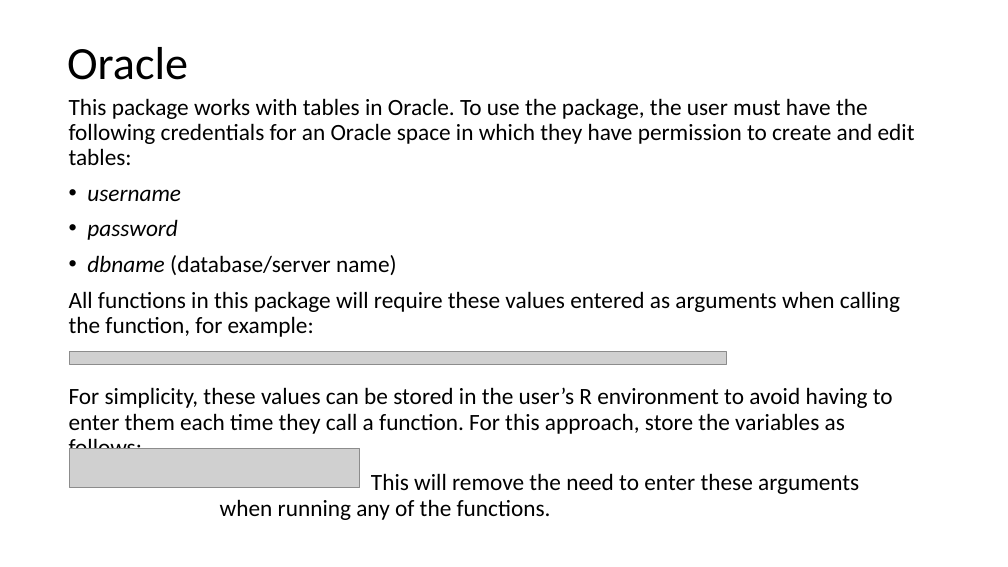
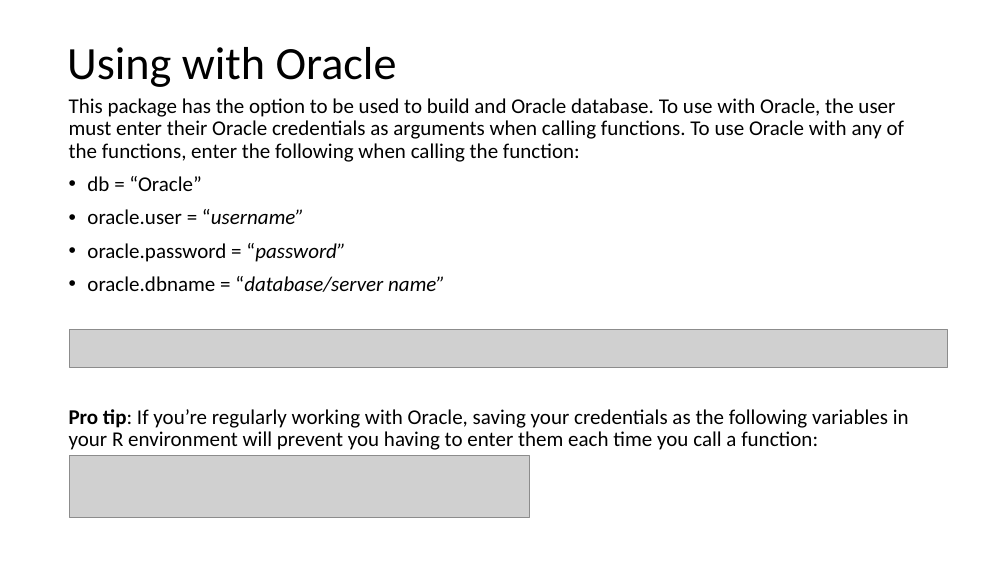
Before and after one commit to LobsterScience/LobTag2, a slide deck: slide 6 of data/user_guide.pptx (slide 4 before the commit). Drawn at 1008x567 pixels with LibreOffice and Linux fonts; fonts in the diff are those of the drawing; grey boxes stand for pictures. Boxes give left, top, right and bottom in pixels: in the first picture for what was removed or moved away, otherwise in the second. Text is boxed around its words. In the diff, an @@ line names an element or a change of style, - is before the commit and + after.

Commit message:
updates to user guide

```diff
--- a/data/user_guide.pptx
+++ b/data/user_guide.pptx
@@ title at (67, 47, 397, 87): text changed @@
-Oracle
+Using with Oracle
@@ text at (69, 98, 909, 450): text changed; size 22.2 to 20 pt @@
-This package works with tables in Oracle. To use the package, the user must have the following credentials for an Oracle space in which they have permission to create and edit tables:
-• username
-• password
-• dbname (database/server name)
-All functions in this package will require these values entered as arguments when calling the function, for example:
-For simplicity, these values can be stored in the user’s R environment to avoid having to enter them each time they call a function. For this approach, store the variables as follows:
-This will remove the need to enter these arguments when running any of the functions.
+This package has the option to be used to build and Oracle database. To use with Oracle, the user must enter their Oracle credentials as arguments when calling functions. To use Oracle with any of the functions, enter the following when calling the function:
+• db = “Oracle”
+• oracle.user = “username”
+• oracle.password = “password”
+• oracle.dbname = “database/server name”
+Pro tip: If you’re regularly working with Oracle, saving your credentials as the following variables in your R environment will prevent you having to enter them each time you call a function:
@@ picture added at (70, 329, 948, 367) @@
@@ picture removed at (70, 352, 727, 364) @@
@@ picture: place and size @@
-picture at (70, 448, 360, 488)
+picture at (70, 455, 529, 517)
```
Also in this commit, not shown: 18 other slides changed, 3 slides added, 2 other files.
